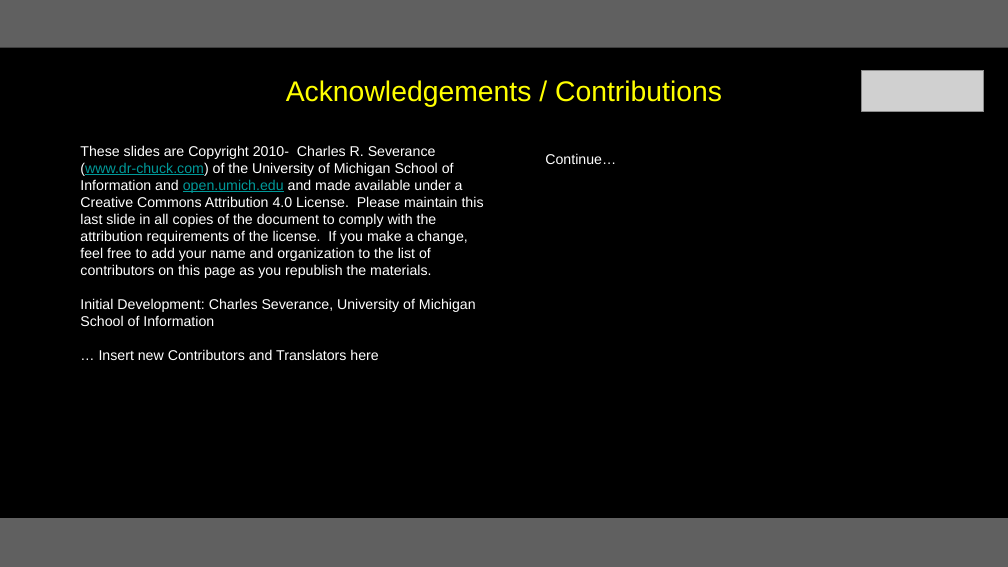
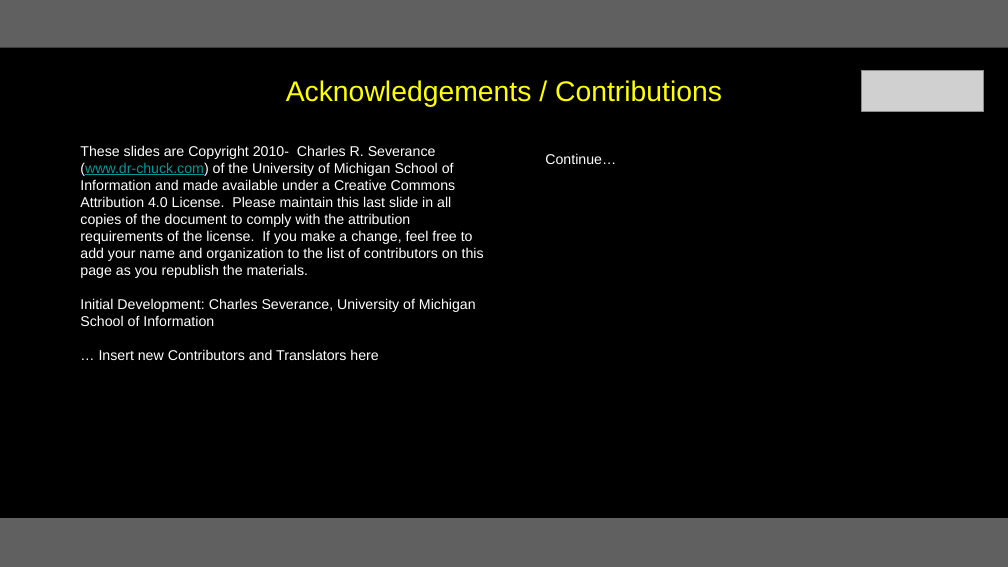
Before and after one commit to csev/py4e, a slide deck: slide 45 of lectures3/Pythonlearn-01-Intro.pptx. Drawn at 1008x567 pixels with LibreOffice and Linux fonts; fonts in the diff are those of the drawing; grey boxes stand for pictures. Boxes give left, top, right and bottom in pixels: in the first picture for what was removed or moved away, otherwise in the second. Text is boxed around its words. In the diff, an @@ line names an element or a change of style, - is before the commit and + after.

```diff
--- a/lectures3/Pythonlearn-01-Intro.pptx
+++ b/lectures3/Pythonlearn-01-Intro.pptx
@@ text at <box>80,145,484,278</box>: text changed @@
-These slides are Copyright 2010- Charles R. Severance (www.dr-chuck.com) of the University of Michigan School of Information and open.umich.edu and made available under a Creative Commons Attribution 4.0 License. Please maintain this last slide in all copies of the document to comply with the attribution requirements of the license. If you make a change, feel free to add your name and organization to the list of contributors on this page as you republish the materials.
+These slides are Copyright 2010- Charles R. Severance (www.dr-chuck.com) of the University of Michigan School of Information and made available under a Creative Commons Attribution 4.0 License. Please maintain this last slide in all copies of the document to comply with the attribution requirements of the license. If you make a change, feel free to add your name and organization to the list of contributors on this page as you republish the materials.
```
Also in this commit, not shown: 4 other slides changed, 5 other files.
